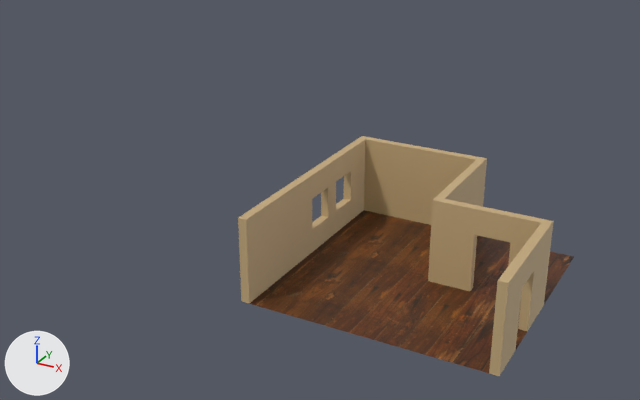
An edit to the glTF model levels/starting level/level 1.glb, drawn before and after from the same camera.
The view is the same before and after, from a camera (50 mm lens) standing at (19.5, -41.7, 24.4) and looking at (-4.5, 1.9, 2.6). Arrows for +X, +Y and +Z are at lower left; the lights stay in place. Where no turn or scale is listed for an object, it has been applied to the vertices.

In view in the first picture: 'Cube-col', 'Cube.001-col', 'Cube.002-col', 'Cube.003-col', 'Cube.004-col', 'Plane-col'.
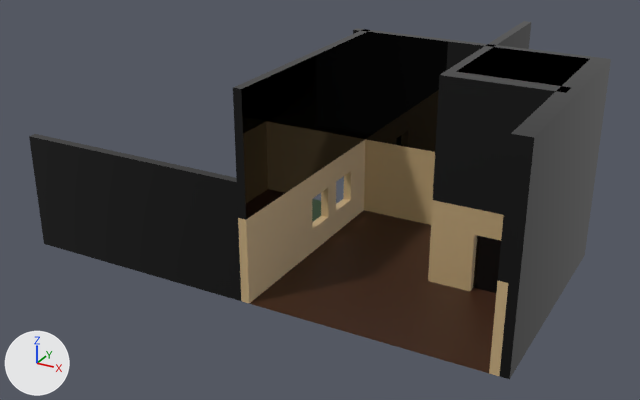
Commit message: level 1 reimport

Boxes [x1, y1, x2, y2] around the edits, measured in the pictures (640 x 400 px):
'black-col', added (black)
    after: [29, 134, 241, 301]
'Plane-col', recoloured
    both: [251, 211, 574, 373]
'black-col.003', added
    after: [499, 58, 611, 379]
'black-col.001', added
    after: [233, 29, 370, 220]
'black-col.005', added (black)
    after: [353, 28, 592, 152]
'black-col.006', added (black)
    after: [441, 74, 567, 215]
'black-col.004', added (black)
    after: [433, 21, 531, 202]
'black-col.007', added (black)
    after: [498, 57, 601, 283]
'black-col.002', added (black)
    after: [453, 72, 562, 293]
'outside', added
    after: [312, 199, 321, 222]
'Cube.004-col', unchanged, covered by the edit
    before: [489, 223, 551, 376]
    after: [489, 281, 508, 376]
'Cube.001-col', unchanged, covered by the edit
    before: [428, 160, 484, 283]
    after: [428, 200, 441, 283]

The change, as a diff of the scene's bpy script:
```diff
--- a/levels/starting level/level 1.glb.py
+++ b/levels/starting level/level 1.glb.py
@@ me_plane @@
 me_plane.from_pydata(...)  # 4 vertices, 2 faces; spans x -4.0..10.0, y -7.0..7.0, z 0.0
-me_plane.materials.append(mat_floor)  # picture img_wood_cabinet_worn_long_diff_2k
+me_plane.materials.append(mat_floor_1)  # brown #3d2211
@@ me_plane_001 @@
+me_plane_001.from_pydata([(-4.0, -6.5, 0.0), (10.0, -6.5, 0.0), (-4.0, 7.0, 0.0), (10.0, 7.0, 0.0)], [], [(0, 1, 3), (0, 3, 2)])
+me_plane_001.materials.append(mat_outside)  # dark green #17360d
@@ ob_black_col_007 @@
+ob_black_col_007 = bpy.data.objects.new('black-col.007', me_cube_013)  # a box spanning x 0.5..1.0, y -7.0..7.5, z 4.0..11.0; in mat_material_001 (black #000000)
+ob_black_col_007.location = (9.0, 0.0, 1.0)
@@ ob_black_col_006 @@
+ob_black_col_006 = bpy.data.objects.new('black-col.006', me_cube_012)  # a box spanning x -7.5..-1.5, y 0.5..1.0, z 4.0..11.0; in mat_material_001 (black #000000)
+ob_black_col_006.location = (11.5, -0.5, 1.0)
@@ ob_black_col_005 @@
+ob_black_col_005 = bpy.data.objects.new('black-col.005', me_cube_011)  # a box spanning x -7.5..7.0, y 0.5..1.0, z -1.0..6.0; in mat_material_001 (black #000000)
+ob_black_col_005.location = (2.5, 6.5, 6.0)
@@ ob_black_col_004 @@
+ob_black_col_004 = bpy.data.objects.new('black-col.004', me_cube_010)  # a box spanning x 0.5..1.0, y -7.0..7.5, z -1.0..6.0; in mat_material_001 (black #000000)
+ob_black_col_004.location = (3.0, 7.0, 6.0)
@@ ob_black_col_003 @@
+ob_black_col_003 = bpy.data.objects.new('black-col.003', me_cube_009)  # a box spanning x 0.5..1.0, y -7.0..7.5, z -1.0..11.0; in mat_material_001 (black #000000)
+ob_black_col_003.location = (9.5, 0.0, 1.0)
@@ ob_black_col_002 @@
+ob_black_col_002 = bpy.data.objects.new('black-col.002', me_cube_008)  # a box spanning x -7.5..-1.5, y 0.5..1.0, z -1.0..11.0; in mat_material_001 (black #000000)
+ob_black_col_002.location = (11.5, 0.0, 1.0)
@@ ob_black_col @@
+ob_black_col = bpy.data.objects.new('black-col', me_cube_011.copy())
+ob_black_col.location = (-11.5, -7.5, 1.0)
@@ ob_black_col_001 @@
+ob_black_col_001 = bpy.data.objects.new('black-col.001', me_cube_010.copy())
+ob_black_col_001.location = (-5.0, 0.0, 6.0)
@@ ob_outside @@
+ob_outside = bpy.data.objects.new('outside', me_plane_001)
+ob_outside.location = (-14.0, 0.0, 0.0)
```
